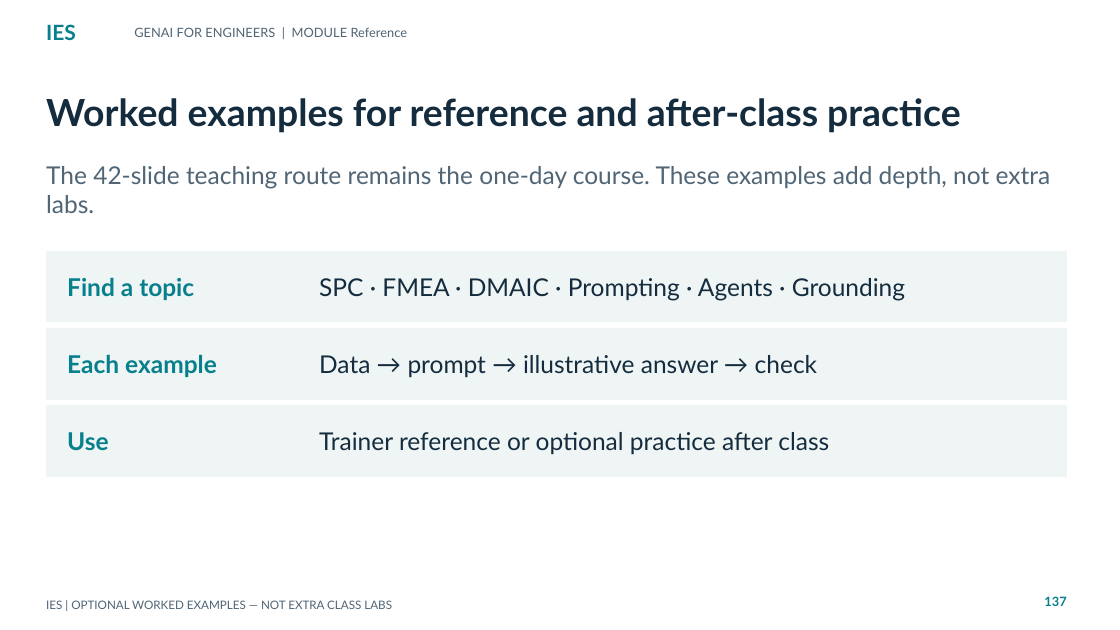
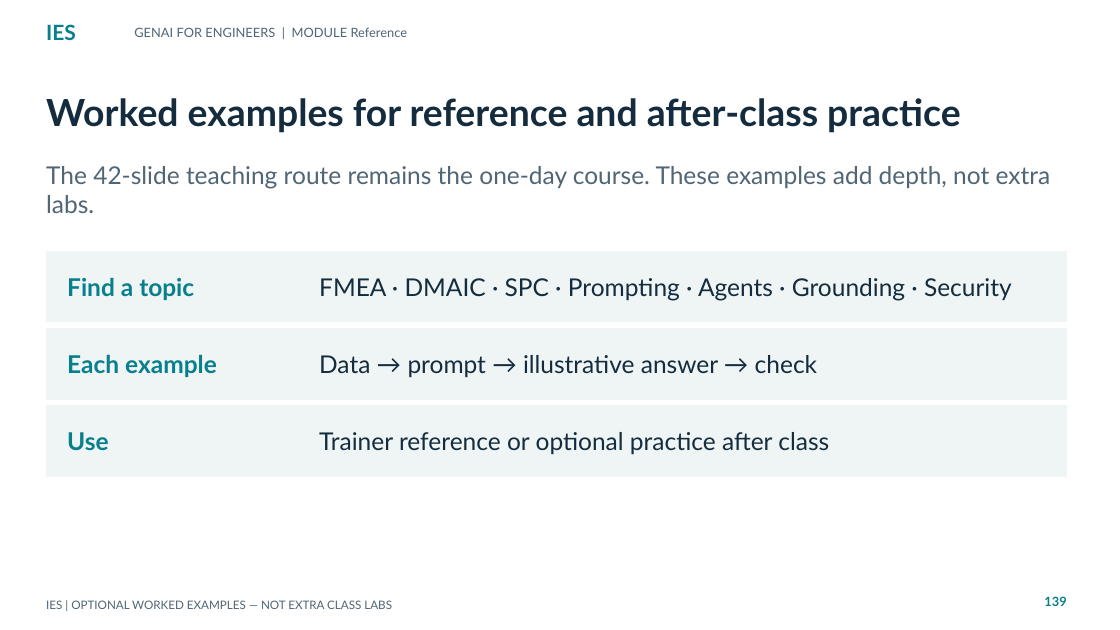
Before and after one commit to tertiarycourses/IES-GenAI-for-Engineers, a slide deck: slide 139 of courseware/Slides/IES-GenAI-for-Engineers.pptx (slide 137 before the commit). Drawn at 1120x630 pixels with LibreOffice and Linux fonts; fonts in the diff are those of the drawing. Boxes give left, top, right and bottom in pixels: in the first picture for what was removed or moved away, otherwise in the second. Text is boxed around its words. In the diff, an @@ line names an element or a change of style, - is before the commit and + after.

Commit message:
feat: sequence methods FMEA DMAIC SPC

```diff
--- a/courseware/Slides/IES-GenAI-for-Engineers.pptx
+++ b/courseware/Slides/IES-GenAI-for-Engineers.pptx
@@ text at (319,278,1012,301): text changed @@
-SPC · FMEA · DMAIC · Prompting · Agents · Grounding
+FMEA · DMAIC · SPC · Prompting · Agents · Grounding · Security
@@ text at (1044,596,1066,606): text changed @@
-137
+139
```
Also in this commit, not shown: 210 other slides changed, 2 slides added, 47 other files.
